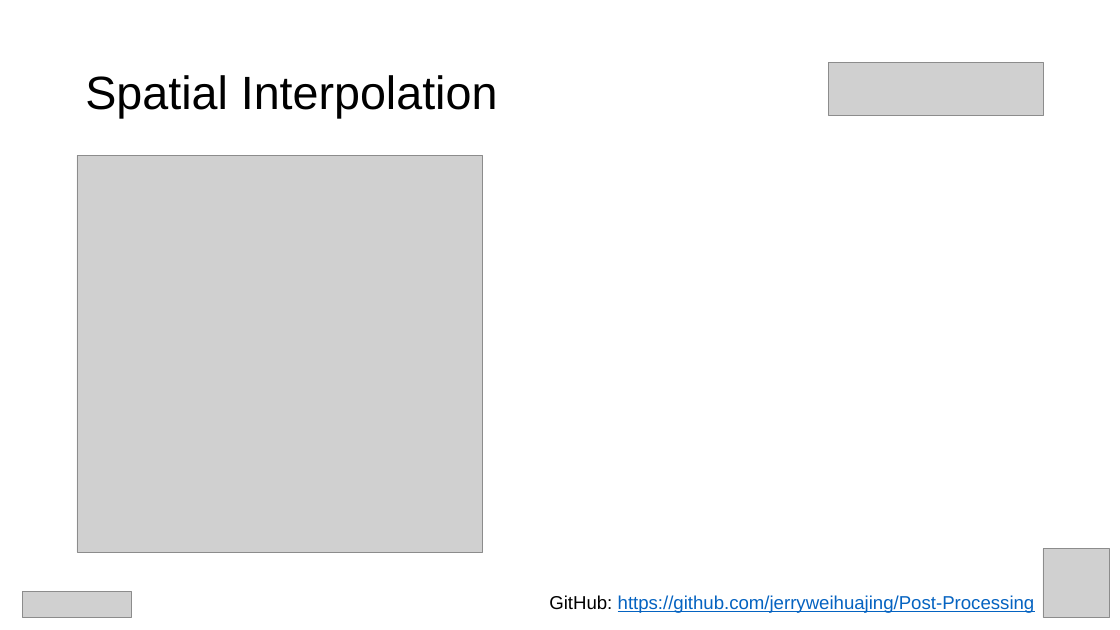
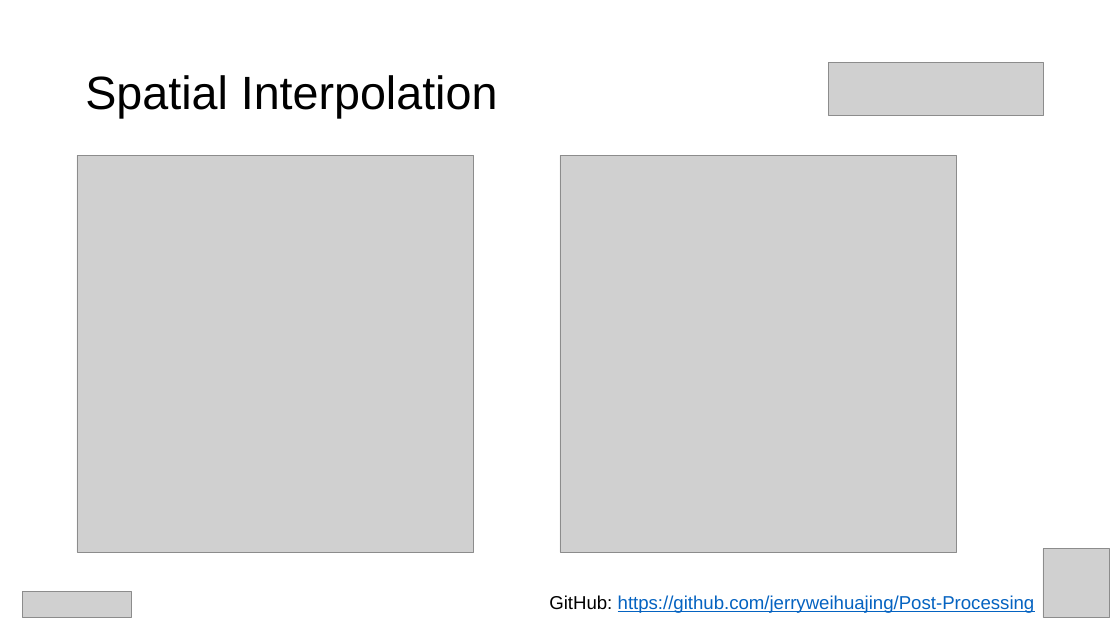
Before and after one commit to jerryweihuajing/Post-Processing, a slide deck: slide 16 of CG Finals.pptx (slide 15 before the commit). Drawn at 1120x630 pixels with LibreOffice and Linux fonts; fonts in the diff are those of the drawing; grey boxes stand for pictures. Boxes give left, top, right and bottom in pixels: in the first picture for what was removed or moved away, otherwise in the second. Text is boxed around its words. In the diff, an @@ line names an element or a change of style, - is before the commit and + after.

```diff
--- a/CG Finals.pptx
+++ b/CG Finals.pptx
@@ title "Spatial Interpolation" at bbox=[85, 75, 498, 118]: indent changed @@
@@ picture: place and size @@
-picture at bbox=[77, 155, 483, 552]
+picture at bbox=[77, 155, 474, 552]
@@ picture added at bbox=[560, 155, 957, 552] @@
```
Also in this commit, not shown: 9 other slides changed, 15 slides added, 2 slides removed, 11 other files.
